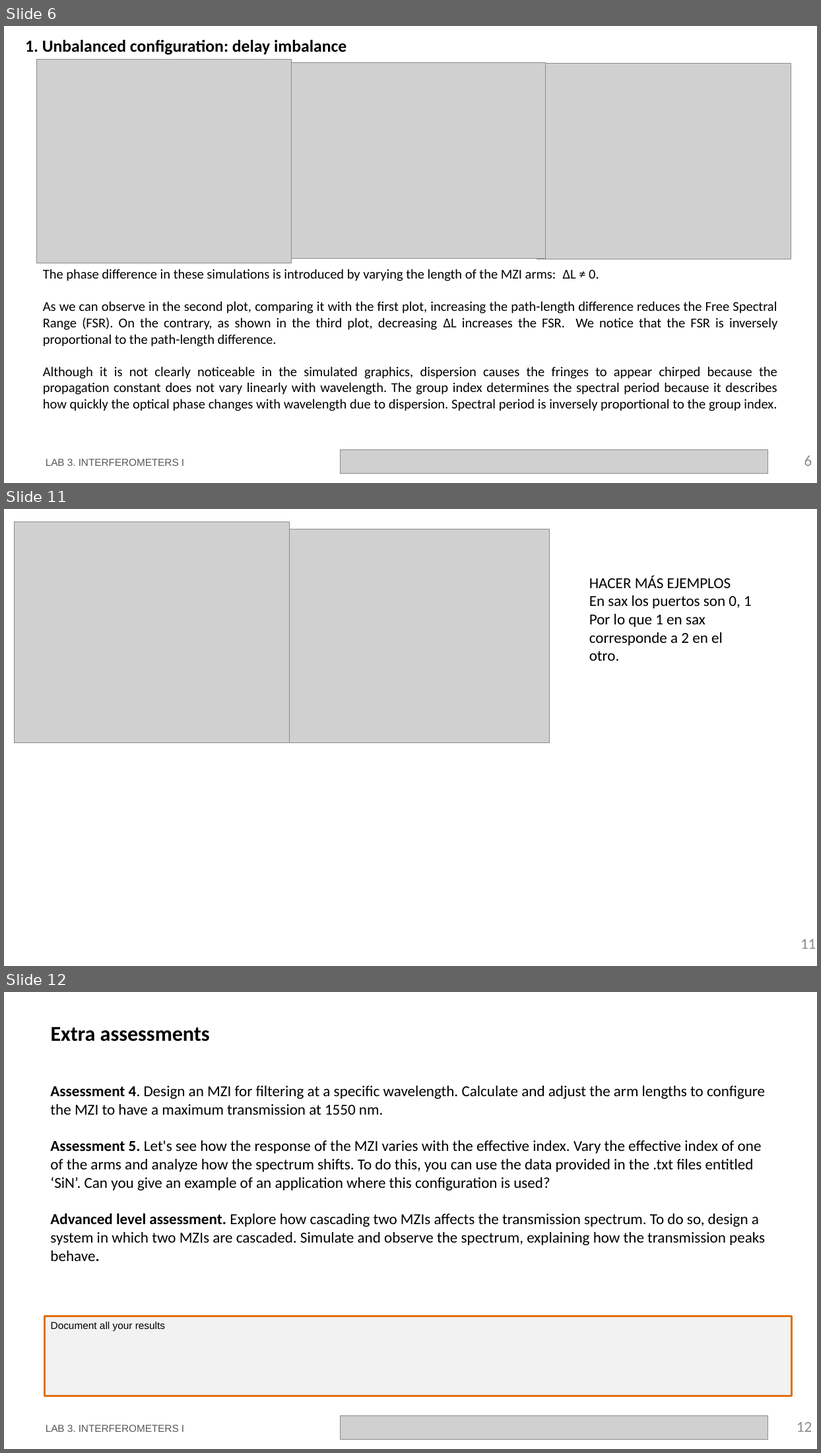
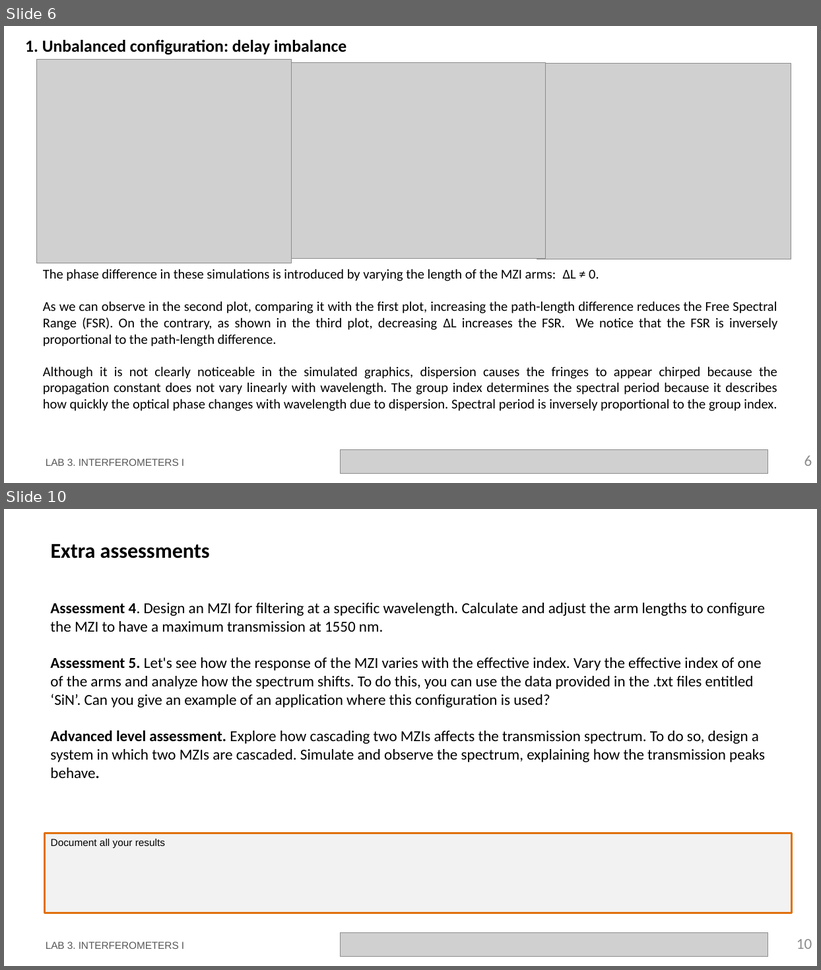
Before and after one commit to mromgar1/pic-upv-lab3, a slide deck: LabBook_3.pptx. Shown one above the other, each under a label of ours: slides 6, 11 and 12 before the commit, slides 6 and 10 after it; the slides between them are not shown. The pictures are 821x1453 and 821x970 pixels, drawn with LibreOffice and Linux fonts; fonts in the diff are those of the drawing; grey boxes stand for pictures; background and template pictures are left out. Boxes give left, top, right and bottom in pixels: in the first picture for what was removed or moved away, otherwise in the second. Text is boxed around its words. In the diff, an @@ line names an element or a change of style, - is before the commit and + after.

```diff
--- a/LabBook_3.pptx
+++ b/LabBook_3.pptx
@@ slide 11 removed at (4,509,817,966), background #FFFFFF @@
@@ picture removed at (15,522,290,743) @@
@@ picture removed at (283,529,549,743) @@
@@ text removed at (589,575,752,661) @@
-HACER MÁS EJEMPLOS
-En sax los puertos son 0, 1
-Por lo que 1 en sax corresponde a 2 en el otro.
@@ page number removed at (801,939,816,949) @@
-11
@@ what was slide 12 is now slide 10 @@
@@ page number at (797,939,812,949): text changed @@
-12
+10
```
Also in this commit, not shown: 3 slides changed, 1 slide added, 2 other slides removed.
